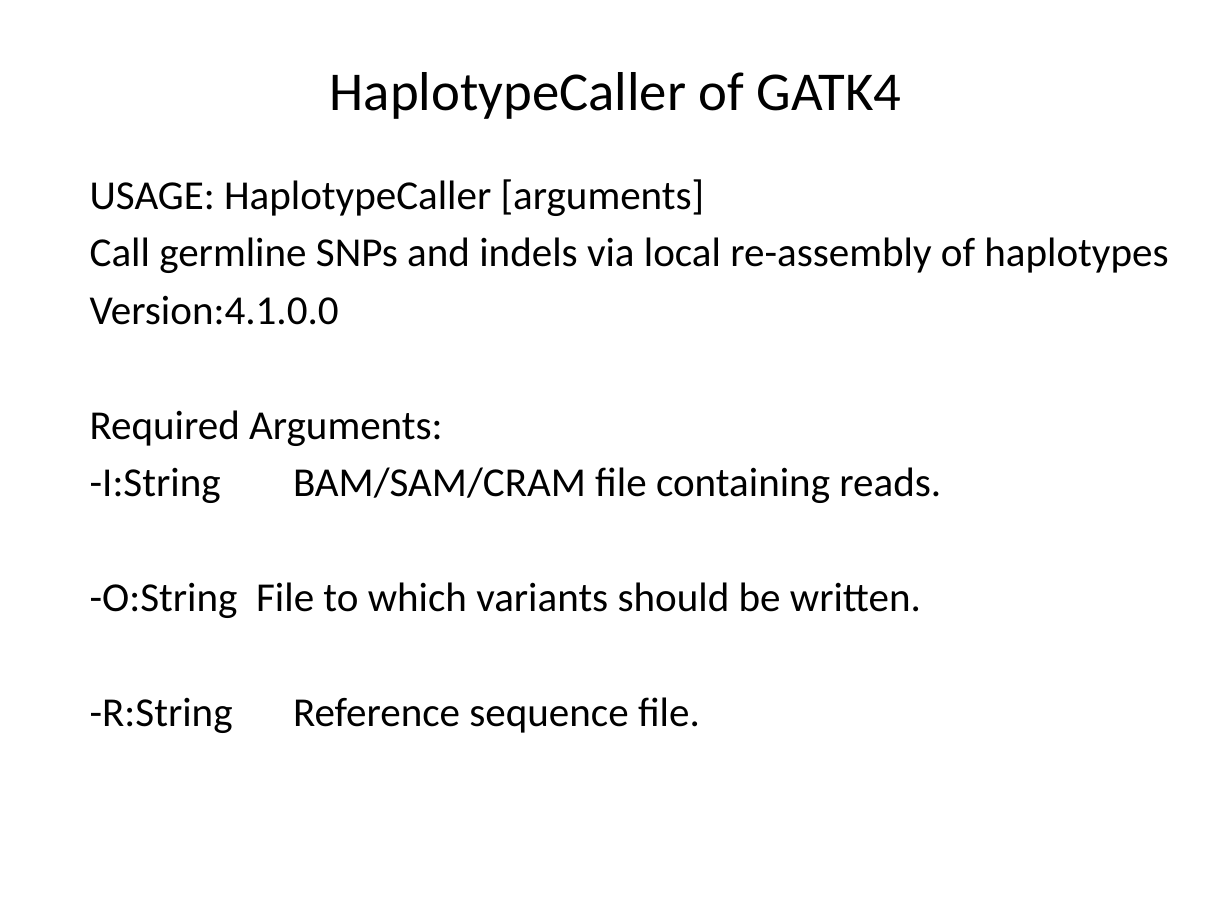
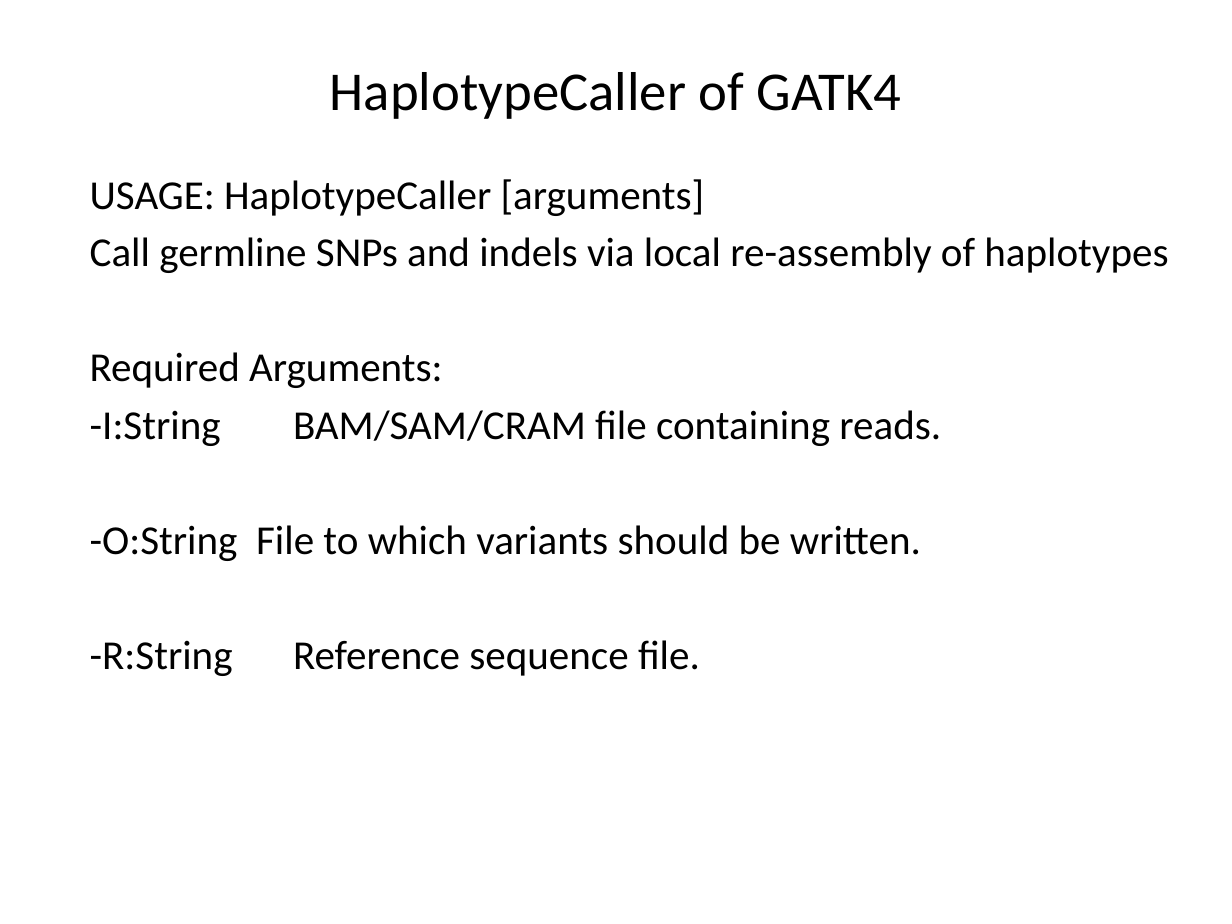
Before and after one commit to liu3zhenlab/teaching, a slide deck: slide 9 of PLPTH813Bioinformatis/2023/labs/lab06_variants.pptx (slide 10 before the commit). Drawn at 1232x924 pixels with LibreOffice and Linux fonts; fonts in the diff are those of the drawing. Boxes give left, top, right and bottom in pixels: in the first picture for what was removed or moved away, otherwise in the second. Text is boxed around its words. In the diff, an @@ line names an element or a change of style, - is before the commit and + after.

```diff
--- a/PLPTH813Bioinformatis/2023/labs/lab06_variants.pptx
+++ b/PLPTH813Bioinformatis/2023/labs/lab06_variants.pptx
@@ text at bbox=[90, 295, 339, 325]: paragraph removed @@
-Version:4.1.0.0
```
Also in this commit, not shown: 7 other slides changed, 1 slide removed, 4 other files.
